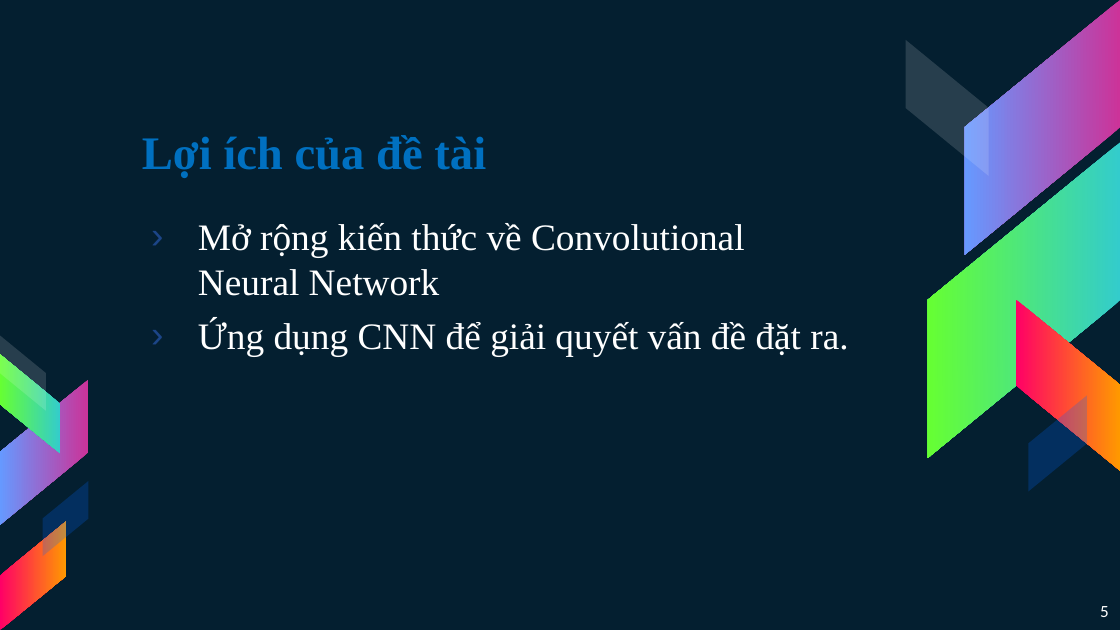
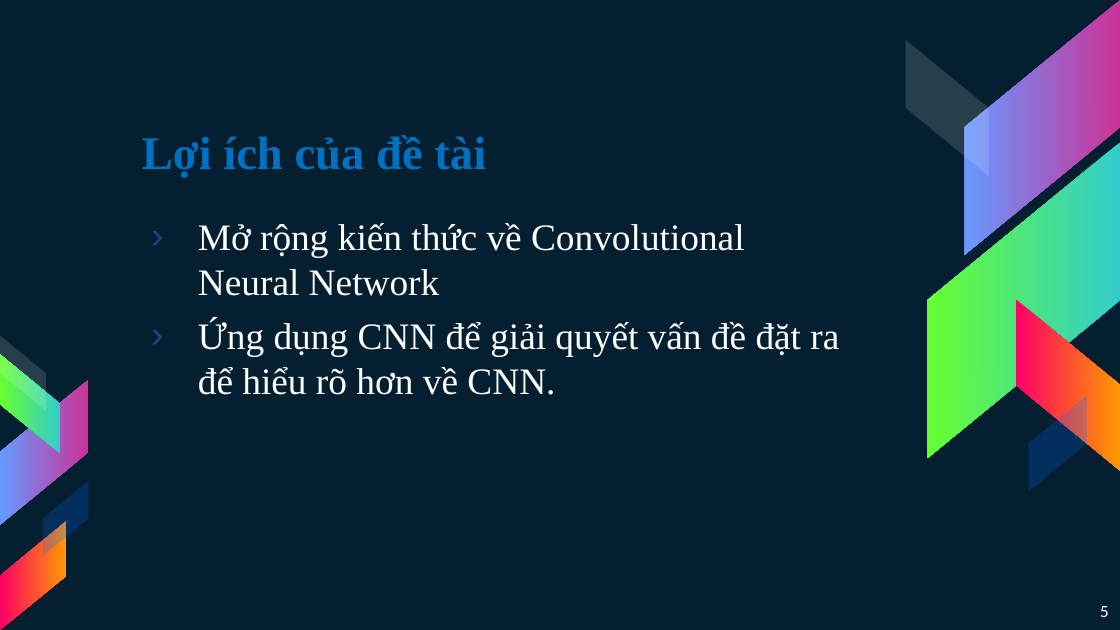
Before and after one commit to 15110383/MachineLearning, a slide deck: slide 5 of MALE.pptx. Drawn at 1120x630 pixels with LibreOffice and Linux fonts; fonts in the diff are those of the drawing. Boxes give left, top, right and bottom in pixels: in the first picture for what was removed or moved away, otherwise in the second. Text is boxed around its words. In the diff, an @@ line names an element or a change of style, - is before the commit and + after.

```diff
--- a/MALE.pptx
+++ b/MALE.pptx
@@ text at (198,320,839,395): text changed @@
-› Ứng dụng CNN để giải quyết vấn đề đặt ra.
+› Ứng dụng CNN để giải quyết vấn đề đặt ra để hiểu rõ hơn về CNN.
```
Also in this commit, not shown: 1 other file.
